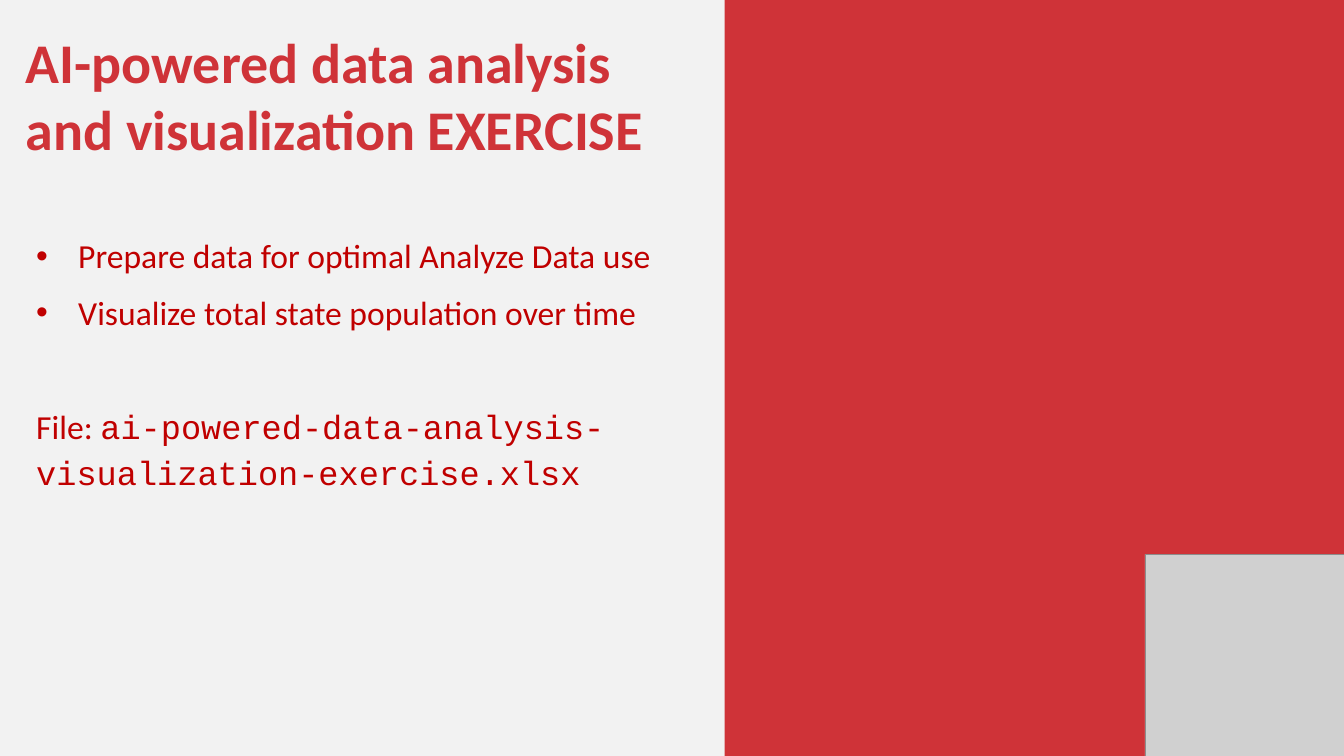
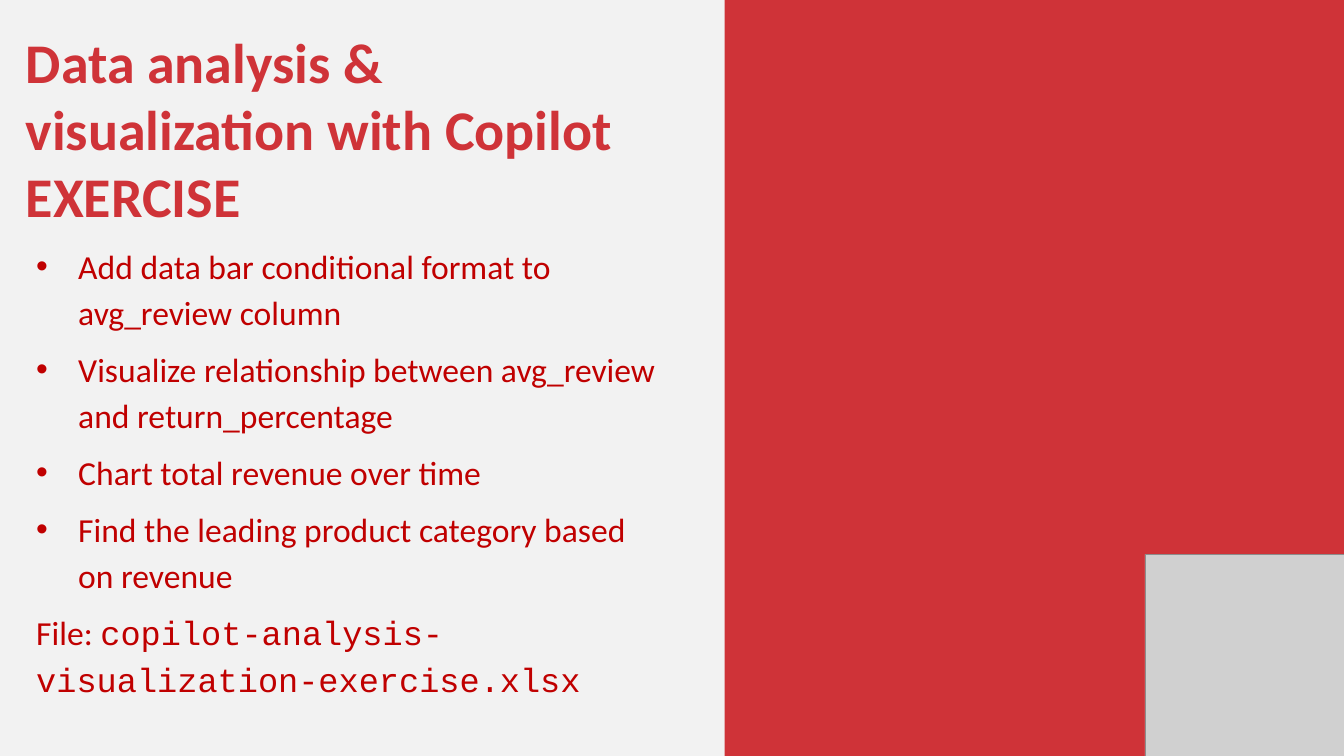
Before and after one commit to stringfestdata/xlgs-mc-2025, a slide deck: slide 16 of xlgs-analytics-2_0-slides.pptx. Drawn at 1344x756 pixels with LibreOffice and Linux fonts; fonts in the diff are those of the drawing; grey boxes stand for pictures. Boxes give left, top, right and bottom in pixels: in the first picture for what was removed or moved away, otherwise in the second. Text is boxed around its words. In the diff, an @@ line names an element or a change of style, - is before the commit and + after.

```diff
--- a/xlgs-analytics-2_0-slides.pptx
+++ b/xlgs-analytics-2_0-slides.pptx
@@ text at <box>26,43,655,693</box>: text changed @@
-AI-powered data analysis and visualization EXERCISE
-• Prepare data for optimal Analyze Data use
-• Visualize total state population over time
-File: ai-powered-data-analysis-visualization-exercise.xlsx
+Data analysis & visualization with Copilot EXERCISE
+• Add data bar conditional format to avg_review column
+• Visualize relationship between avg_review and return_percentage
+• Chart total revenue over time
+• Find the leading product category based on revenue
+File: copilot-analysis-visualization-exercise.xlsx
```
Also in this commit, not shown: 5 other slides changed, 25 other files.
